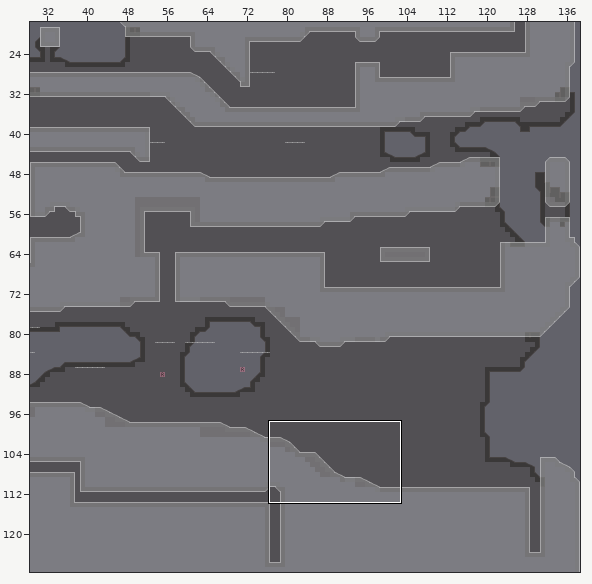
Two versions of a level (Tiled map, Symfora/Content/lev/c4m0a.tmx). The first picture is a wide view before the edit; the outline marks the close-up.
Close-up. Earlier state:
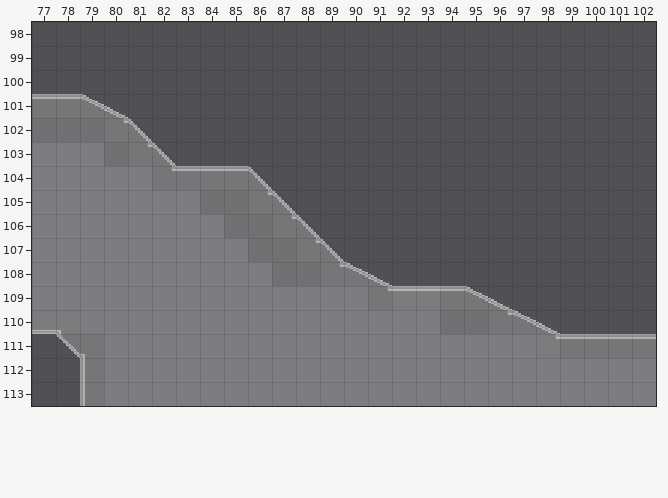
Cells are 16x16 px. Shown: x 77..102, y 98..113.
New version:
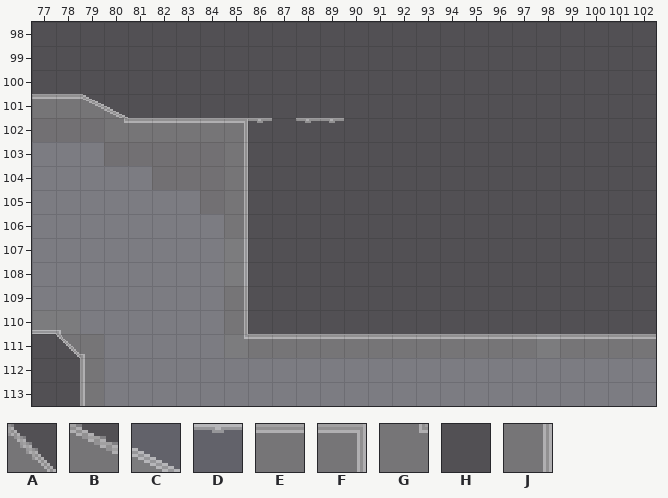
Key: from "devSet": A 10, B 13, C 14, D 24, E 61, F 62, G 67, H 70, J 71.
_ is an empty cell, . an unchanged one.
See-through tiles are keyed as they look on the map.
Change:
--- layer "background"
@@ x 85..97 @@
-108 ._...........
-109 ______.__....
-110 _________....
-111 .____________
+108 .H...........
+109 HHHHHH.HH....
+110 HHHHHHHHH....
+111 .HHHHHHHHHHHH
--- layer "collision"
@@ x 81..98 @@
-102 A_____.__.........
-103 GA___.............
-104 .GEEEA............
-105 ....HGA...........
-106 ....HHGA..........
-107 ....HHHGA.........
-108 ....HHHHGBC.......
-109 ....HHHHHHGEEEBC..
-110 ....HHHHHHHHHHHGBC
-111 ....HHHHHHHHHHHHHG
+102 EEEEFD.DD.........
+103 HHHHJ.............
+104 .HHHJ_............
+105 ....J__...........
+106 ....J___..........
+107 ....J____.........
+108 ....J______.......
+109 ....J___________..
+110 ....J_____________
+111 ....GEEEEEEEEEEEEE
Where, in picture pixels (left, top, right, bottom), the same in both close-ups:
changed: (129, 118, 560, 358)
